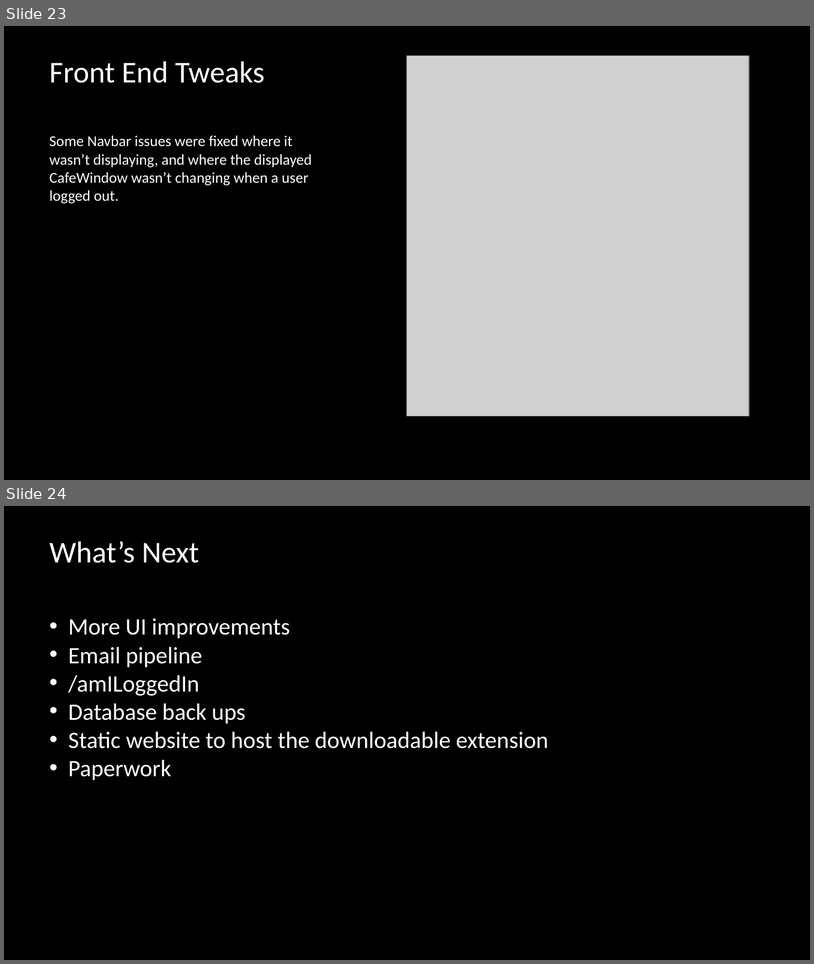
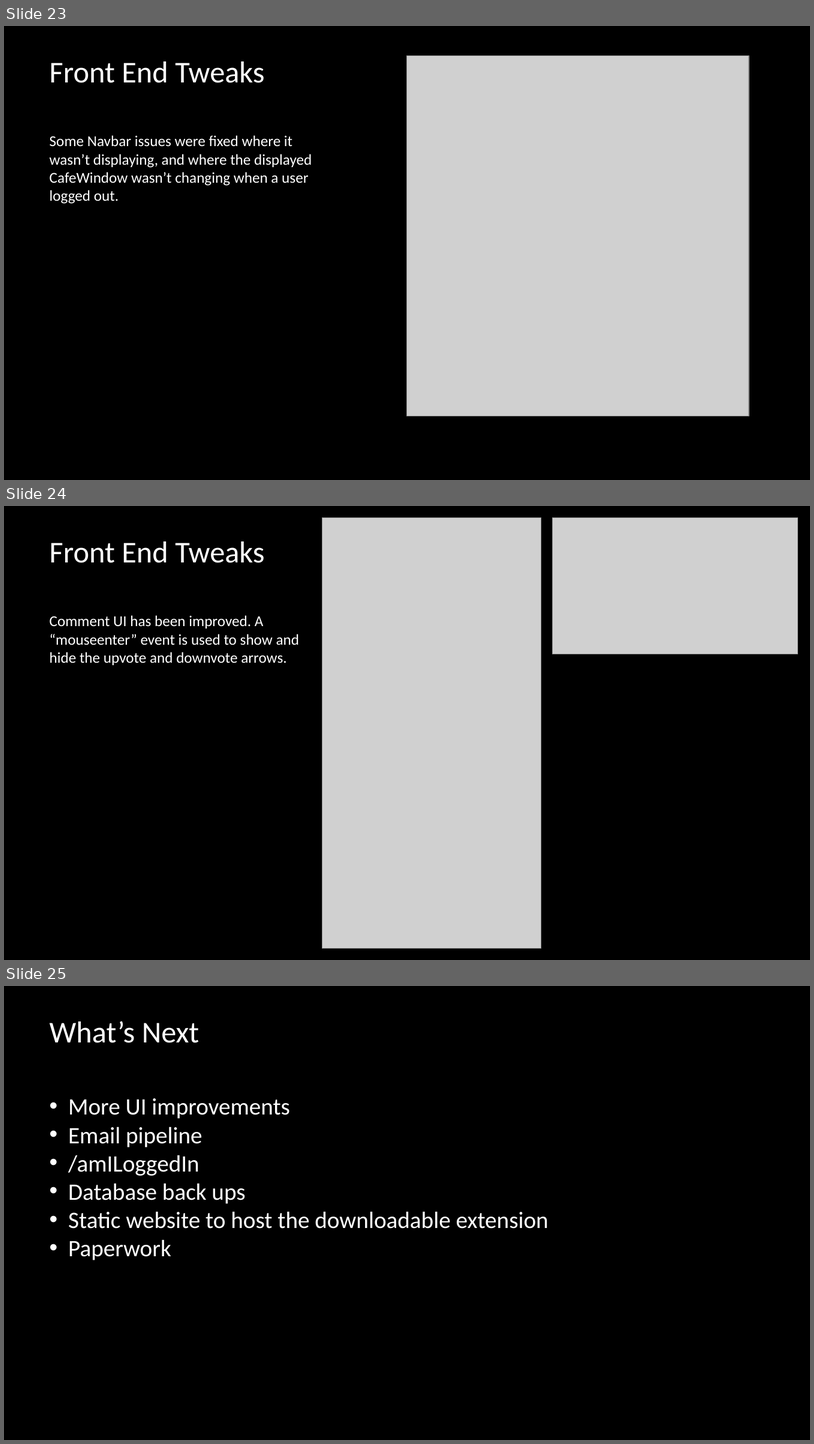
Before and after one commit to comment-anything/comment-anything.github.io, a slide deck: assets/pptx/presentation-week-11.pptx. Shown one above the other, each under a label of ours: slides 23 and 24 before the commit, slides 23, 24 and 25 after it. The pictures are 814x964 and 814x1444 pixels, drawn with LibreOffice and Linux fonts; fonts in the diff are those of the drawing; grey boxes stand for pictures. Boxes give left, top, right and bottom in pixels: in the first picture for what was removed or moved away, otherwise in the second. Text is boxed around its words. In the diff, an @@ line names an element or a change of style, - is before the commit and + after.

Commit message:
Week 11 Powerpoint update

```diff
--- a/assets/pptx/presentation-week-11.pptx
+++ b/assets/pptx/presentation-week-11.pptx
@@ slide 24 added at (x1=4, y1=506, x2=810, y2=960), background #000000 @@
@@ picture added at (x1=322, y1=517, x2=541, y2=948) @@
@@ picture added at (x1=552, y1=517, x2=798, y2=654) @@
@@ text added at (x1=50, y1=541, x2=264, y2=563), 36 pt, text #FFFFFF @@
+Front End Tweaks
@@ text added at (x1=50, y1=615, x2=300, y2=665), 18 pt, text #FFFFFF @@
+Comment UI has been improved. A
+“mouseenter” event is used to show and
+hide the upvote and downvote arrows.
@@ what was slide 24 is now slide 25 @@
```
